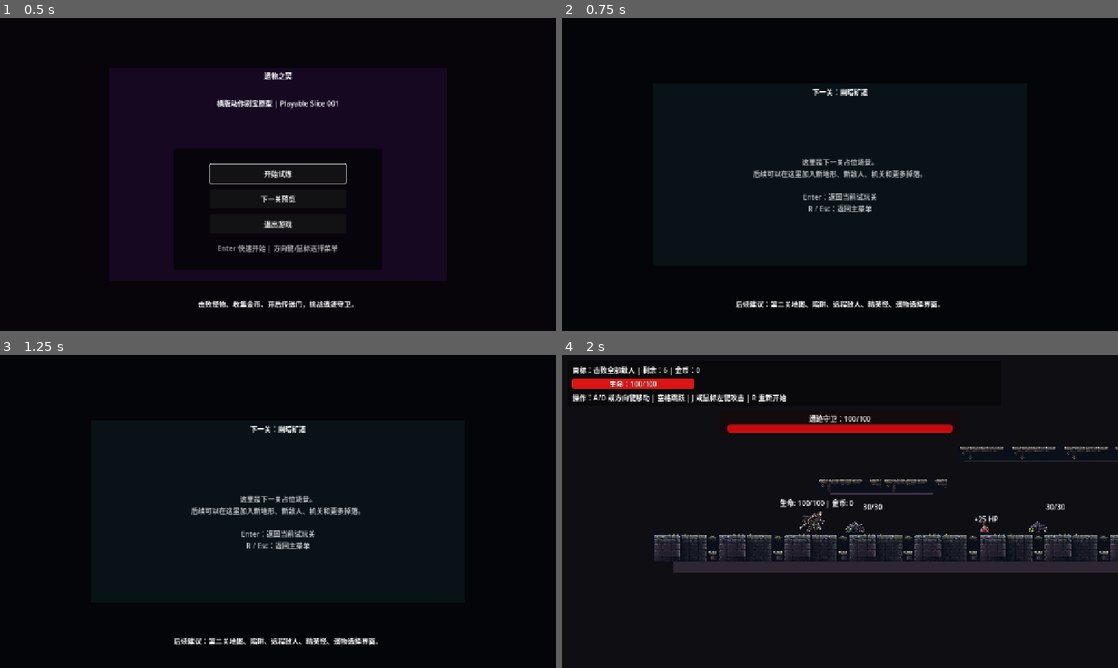
Above: before the commit, frames 1-4 (two rows, left to right).
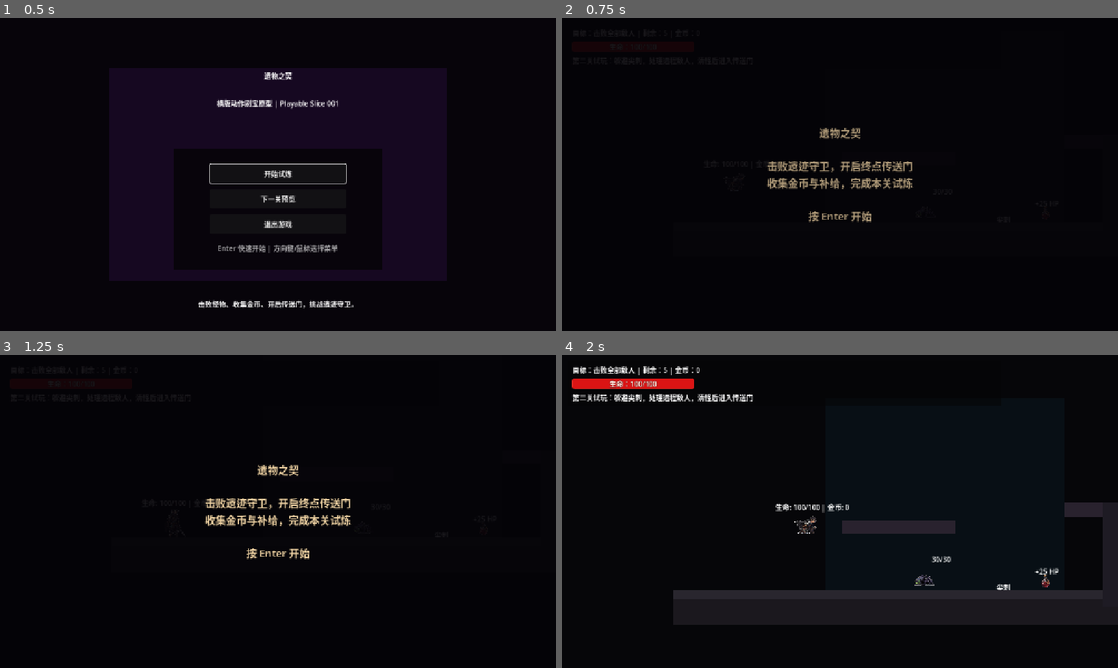
Above: after the commit, the same moments.

Repository: 98longq/relicbound
Game: Godot game, scene res://scenes/ui/main_menu.tscn
The game is run twice, just before and just after one commit, with the same random seed, the same clock (stepped at 60 frames per second) and the same inputs.
Inputs (mouse positions are in pixels of both pictures, inside the frame that each line leads up to):
- Up to frame 1 (0.5 s): no input
- Up to frame 2 (0.75 s): click "下一关预览" at 0.5 s
- Up to frame 3 (1.25 s): no input
- Up to frame 4 (2 s): tap Enter (ui_accept) at 1.25, 1.52 s; move the mouse to (962, 495) at 1.27 s; hold Right (ui_right) from 1.28 s (still down); hold R from 1.28 s (still down); click (962, 495) at 1.42 s

Frame 1 is identical in both runs. In frame 2, 3.2% of the frame differs, in the area x 31-68%, y 22-93%; in frame 3, 3.3%; in frame 4, 14%, in the area x 1-100%, y 4-78%.

Commit message:
Route main menu to mine level prototype

Diff:
--- a/scripts/ui/main_menu.gd
+++ b/scripts/ui/main_menu.gd
@@ -2,7 +2,7 @@
 class_name MainMenu
 
 const TEST_LEVEL_PATH := "res://scenes/levels/test_level.tscn"
-const NEXT_LEVEL_PLACEHOLDER_PATH := "res://scenes/levels/next_level_placeholder.tscn"
+const MINE_LEVEL_PATH := "res://scenes/levels/mine_level.tscn"
 
 @onready var start_button: Button = $MenuPanel/StartButton
 @onready var next_preview_button: Button = $MenuPanel/NextPreviewButton
@@ -18,7 +18,7 @@
 		start_button.grab_focus()
 
 	if next_preview_button != null:
-		next_preview_button.pressed.connect(_open_next_preview)
+		next_preview_button.pressed.connect(_open_mine_level)
 
 	if quit_button != null:
 		quit_button.pressed.connect(_quit_game)
@@ -37,8 +37,8 @@
 	get_tree().change_scene_to_file(TEST_LEVEL_PATH)
 
 
-func _open_next_preview() -> void:
-	get_tree().change_scene_to_file(NEXT_LEVEL_PLACEHOLDER_PATH)
+func _open_mine_level() -> void:
+	get_tree().change_scene_to_file(MINE_LEVEL_PATH)
 
 
 func _quit_game() -> void:
